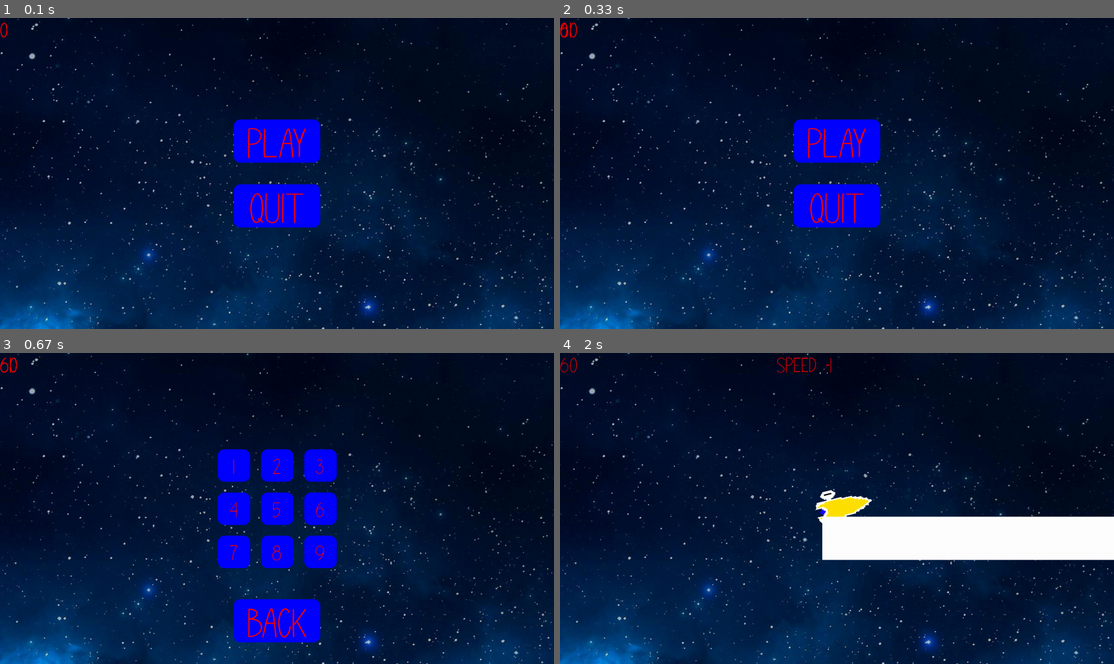
Above: before the commit, frames 1-4 (two rows, left to right).
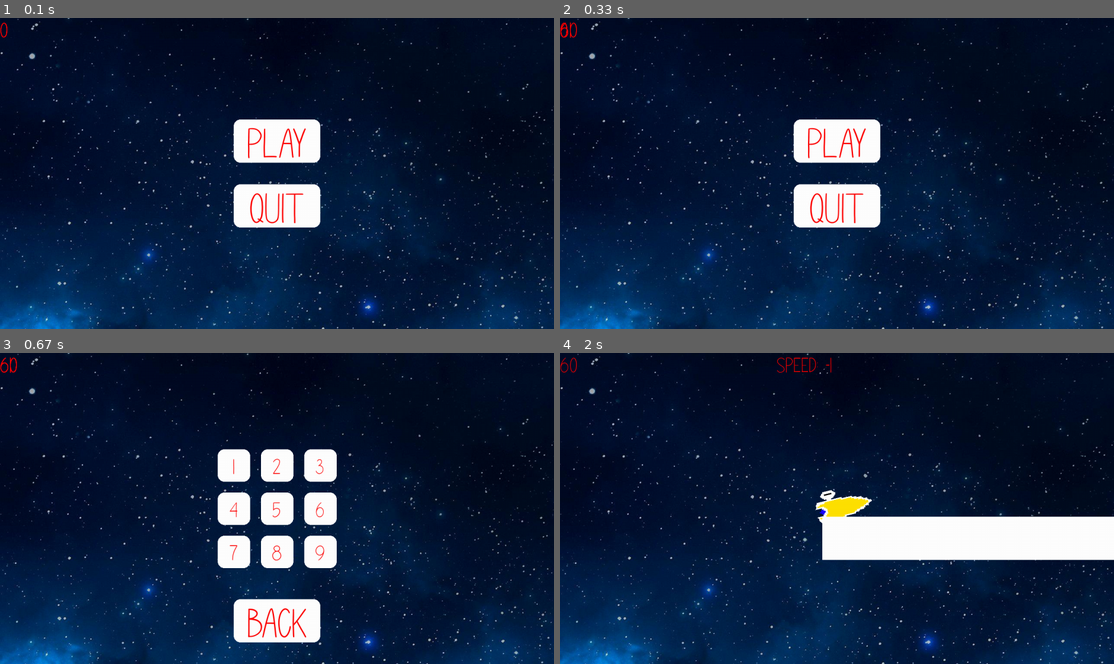
Above: after the commit, the same moments.

Repository: williamjamesj/pygame-project-williamjamesj
Game: pygame game, started from main.py
The game is run twice, just before and just after one commit, with the same random seed, the same clock (stepped at 60 frames per second) and the same inputs.
Inputs (mouse positions are in pixels of both pictures, inside the frame that each line leads up to):
- Up to frame 1 (0.1 s): no input
- Up to frame 2 (0.33 s): no input
- Up to frame 3 (0.67 s): click (277, 477) at 0.38 s
- Up to frame 4 (2 s): click (792, 464) at 0.72 s; hold Right 1-1.47 s; move the mouse to (814, 520) at 1.03 s; hold Up 1.5-1.8 s; hold Right from 1.83 s (still down)

The runs differ from the first frame. In frame 1, 4.2% of the frame differs, in the area x 42-58%, y 32-68%; in frame 2, 4.2%; in frame 3, 7.5%, in the area x 39-61%, y 30-94%; in frame 4, nothing differs.

Commit message:
the button colour is now white.

Diff:
--- a/buttons.py
+++ b/buttons.py
@@ -7,7 +7,7 @@
         x,y = position
         self.rectangle = pygame.Rect(0,0,width,height)
         self.rectangle.center = (globals.dimensions[0]/2+x,globals.dimensions[1]/2+y)
-        pygame.draw.rect(surface, (0,0,255), self.rectangle, border_radius = 15)
+        pygame.draw.rect(surface, (255,255,255), self.rectangle, border_radius = 15)
         font = pygame.font.Font('Nougat.ttf', size)
         textobject = font.render(text, True, (255,0,0))
         # Draws the text in the center of the rectangle, whilst offsetting the text by the width of the text, so that it remains centered, instead of being offset to the bottom right.
